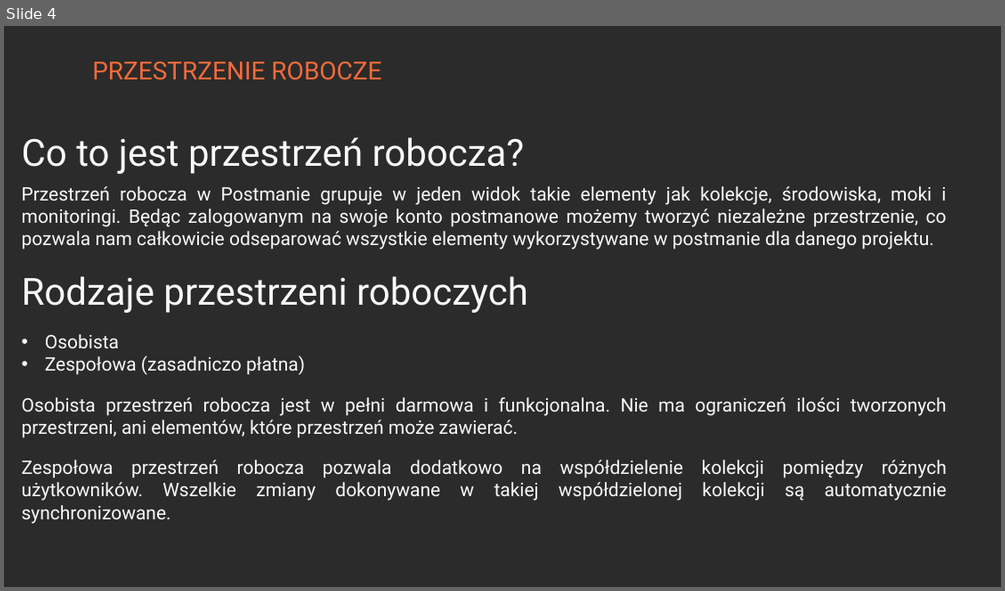
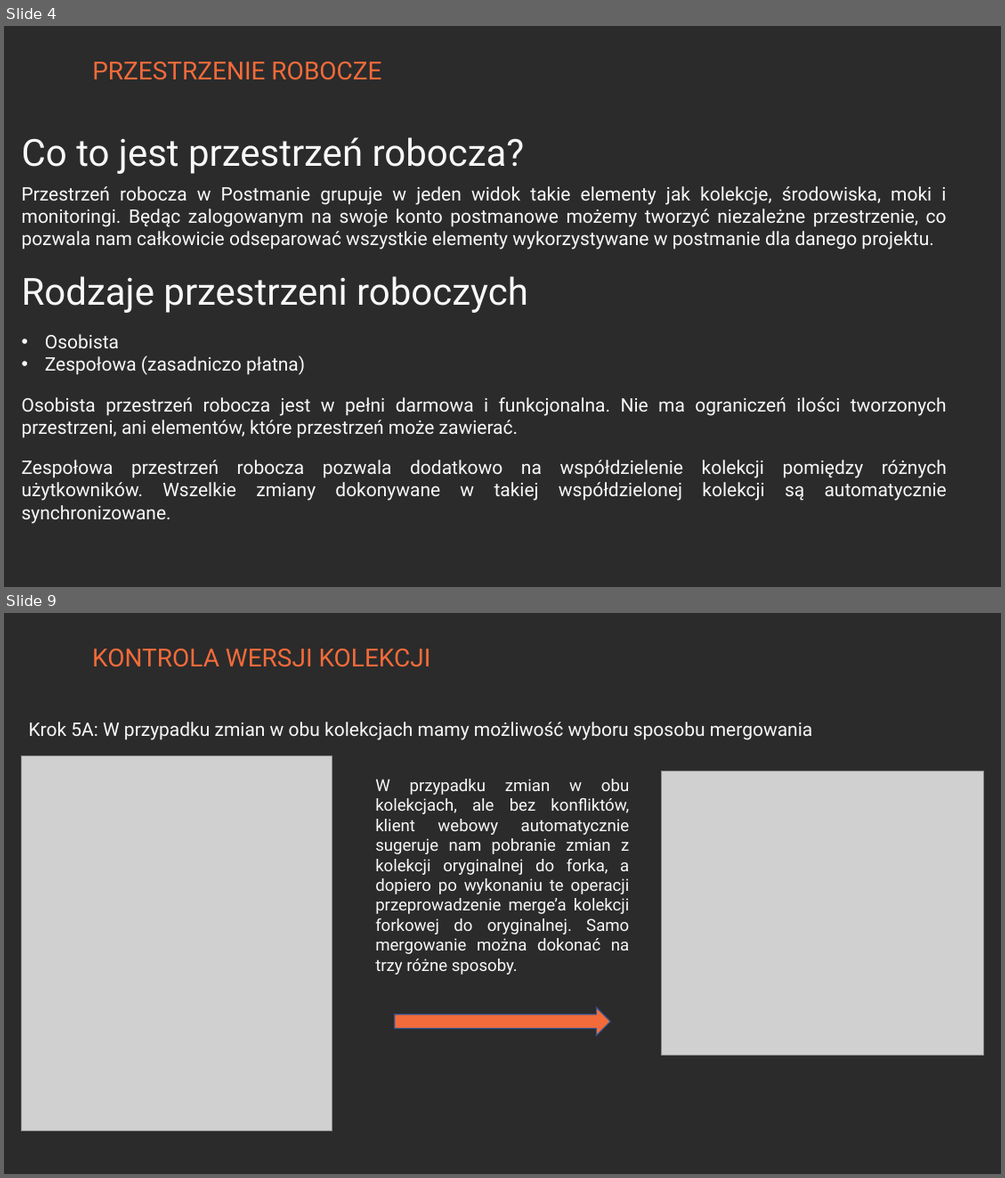
Before and after one commit to jaroslawjusiak/UserManager, a slide deck: Postman.pptx. Shown one above the other, each under a label of ours: slide 4 before the commit, slides 4 and 9 after it; the slides between them are not shown. The pictures are 1005x591 and 1005x1178 pixels, drawn with LibreOffice and Linux fonts; fonts in the diff are those of the drawing; grey boxes stand for pictures; background and template pictures are left out; a plain dark background stands for a picture behind light text. Boxes give left, top, right and bottom in pixels: in the first picture for what was removed or moved away, otherwise in the second. Text is boxed around its words. In the diff, an @@ line names an element or a change of style, - is before the commit and + after.

Commit message:
Kontrola wersji kolekcji.

```diff
--- a/Postman.pptx
+++ b/Postman.pptx
@@ slide 9 added at (x1=4, y1=613, x2=1001, y2=1174), background picture (left out) @@
@@ text added at (x1=92, y1=649, x2=431, y2=667), 24 pt, text #F36B3A @@
+KONTROLA WERSJI KOLEKCJI
@@ text added at (x1=29, y1=722, x2=812, y2=740), 18 pt, text #F8F8F8 @@
+Krok 5A: W przypadku zmian w obu kolekcjach mamy możliwość wyboru sposobu mergowania
@@ picture added at (x1=21, y1=755, x2=332, y2=1131) @@
@@ picture added at (x1=662, y1=771, x2=984, y2=1055) @@
@@ text added at (x1=375, y1=779, x2=630, y2=974), 16 pt, text #F8F8F8 @@
+W przypadku zmian w obu kolekcjach, ale bez konfliktów, klient webowy automatycznie sugeruje nam pobranie zmian z kolekcji oryginalnej do forka, a dopiero po wykonaniu te operacji przeprowadzenie merge’a kolekcji forkowej do oryginalnej. Samo mergowanie można dokonać na trzy różne sposoby.
@@ right arrow added at (x1=395, y1=1007, x2=610, y2=1036), fill #F36B3A, outline #325491 1 pt @@
```
Also in this commit, not shown: 1 slide changed, 4 other slides added.
